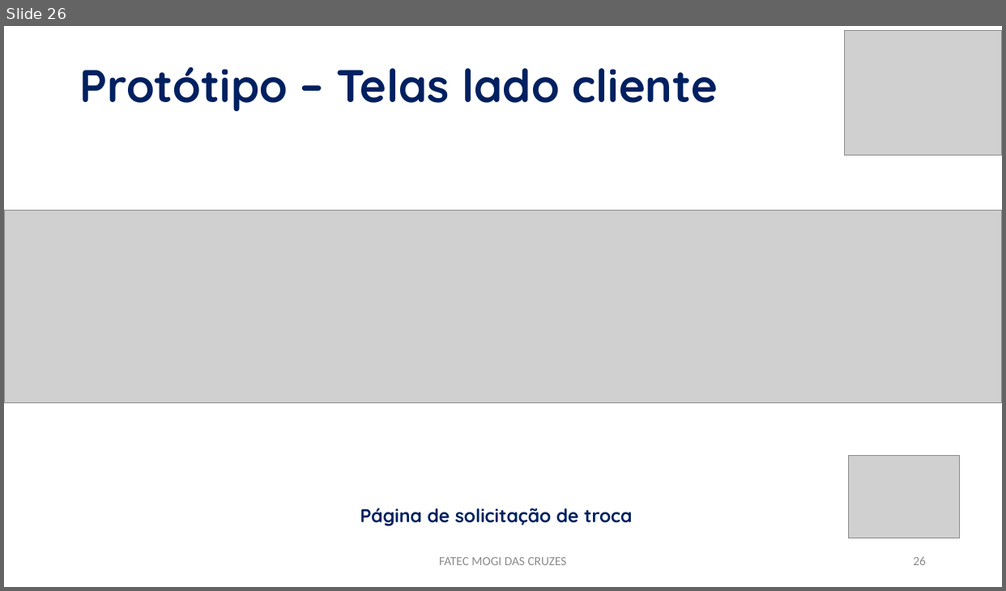
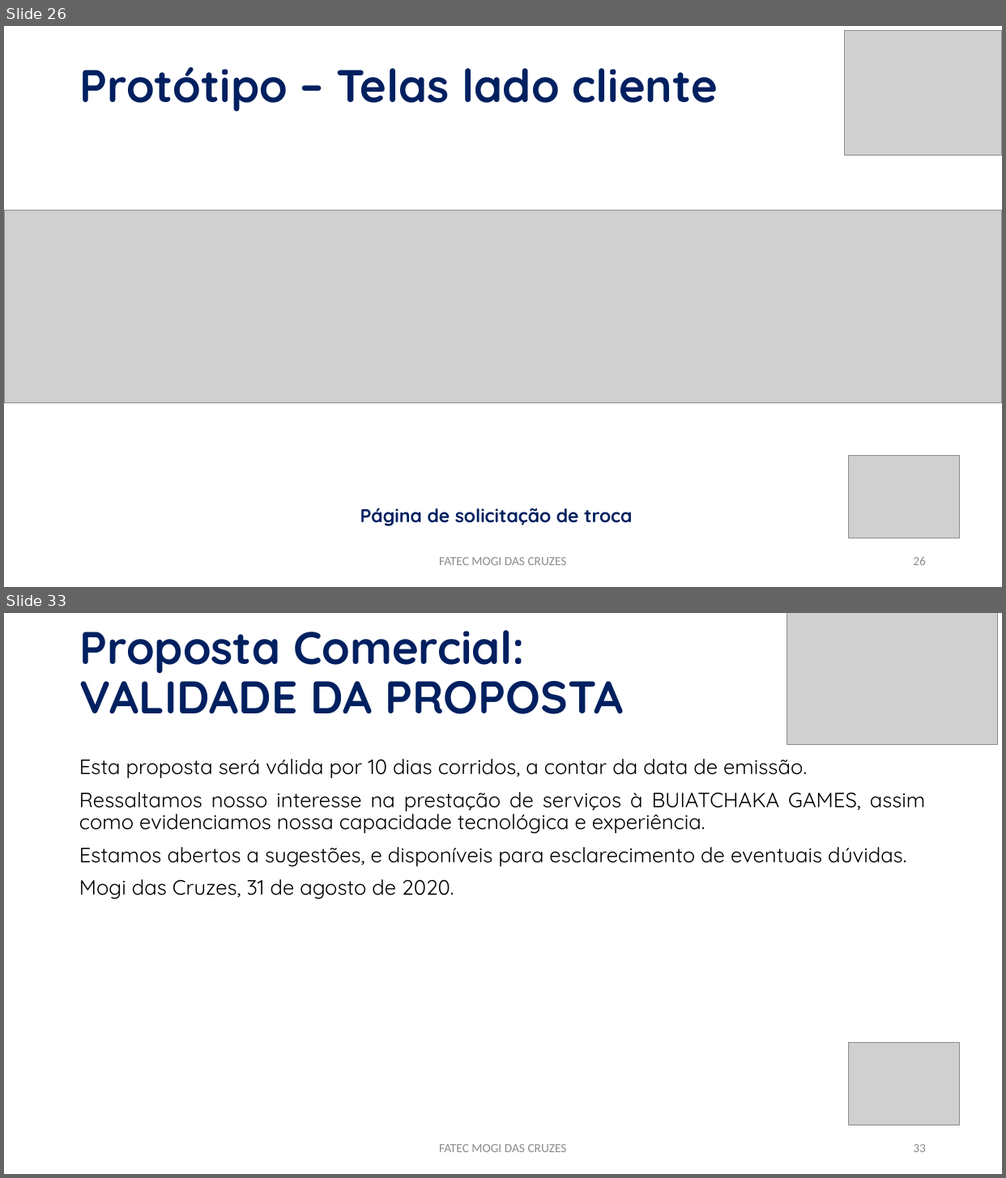
Before and after one commit to PabloLuiz1/buiatchaka-jogos, a slide deck: APRESENTAÇÃO.pptx. Shown one above the other, each under a label of ours: slide 26 before the commit, slides 26 and 33 after it; the slides between them are not shown. The pictures are 1006x591 and 1006x1178 pixels, drawn with LibreOffice and Linux fonts; fonts in the diff are those of the drawing; grey boxes stand for pictures. Boxes give left, top, right and bottom in pixels: in the first picture for what was removed or moved away, otherwise in the second. Text is boxed around its words. In the diff, an @@ line names an element or a change of style, - is before the commit and + after.

```diff
--- a/APRESENTAÇÃO.pptx
+++ b/APRESENTAÇÃO.pptx
@@ slide 33 added at (x1=4, y1=613, x2=1002, y2=1174), background #FFFFFF @@
@@ title added at (x1=80, y1=630, x2=623, y2=714), 44 pt, text #002060, bold @@
+Proposta Comercial:
+VALIDADE DA PROPOSTA
@@ picture added at (x1=787, y1=613, x2=997, y2=745) @@
@@ text added at (x1=79, y1=759, x2=926, y2=899), 20 pt, text #000000 @@
+Esta proposta será válida por 10 dias corridos, a contar da data de emissão.
+Ressaltamos nosso interesse na prestação de serviços à BUIATCHAKA GAMES, assim como evidenciamos nossa capacidade tecnológica e experiência.
+Estamos abertos a sugestões, e disponíveis para esclarecimento de eventuais dúvidas.
+Mogi das Cruzes, 31 de agosto de 2020.
@@ picture added at (x1=849, y1=1043, x2=959, y2=1125) @@
@@ text added at (x1=439, y1=1144, x2=567, y2=1152), 12 pt, text #8C8C8C @@
+FATEC MOGI DAS CRUZES
@@ page number added at (x1=913, y1=1144, x2=926, y2=1152), 12 pt, text #8C8C8C @@
+33
```
Also in this commit, not shown: 2 slides changed, 74 other slides added, 27 other files.
